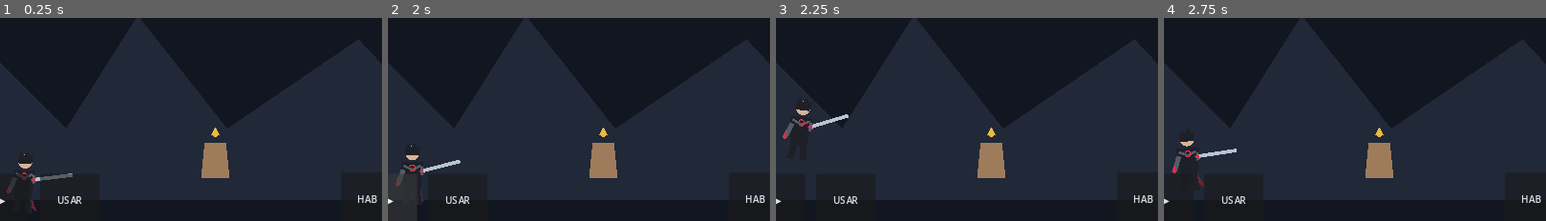
Above: before the commit, frames 1-4 (left to right).
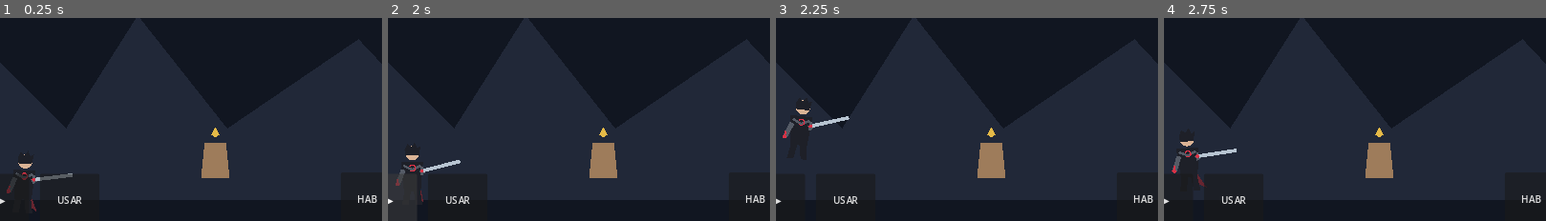
Above: after the commit, the same moments.

Repository: LoloscarPrr/EchoFragment
Game: Godot game, scene res://scenes/main/Main.tscn
Same seed, same stepped clock (60 frames per second), same inputs: the game is played once before the commit and once after it.
Inputs:
- Up to frame 1 (0.25 s): no input
- Up to frame 2 (2 s): click "◀" at 0.5 s; click "▶" at 1.25 s
- Up to frame 3 (2.25 s): click "SALTO" at 2 s
- Up to frame 4 (2.75 s): no input
The pictures show only the part of the screen within x 14-64%, y 47-97%; the shares and areas given below are measured in that part.

Frames 1-2 are identical in both runs. In frame 3, 0.2% of the frame differs, in the area x 2-20%, y 40-60%; in frame 4, nothing differs.

Commit message:
fix: preserve jump startup frames in P0 timing

Diff:
--- a/scripts/player/CharacterAnimationController.gd
+++ b/scripts/player/CharacterAnimationController.gd
@@ -27,6 +27,10 @@
 		_was_grounded = is_grounded
 		return
 	if state == &"hit_light" and state_tick < 14:
+		state_tick += 1
+		_was_grounded = is_grounded
+		return
+	if state == &"jump_start" and state_tick < 6:
 		state_tick += 1
 		_was_grounded = is_grounded
 		return
